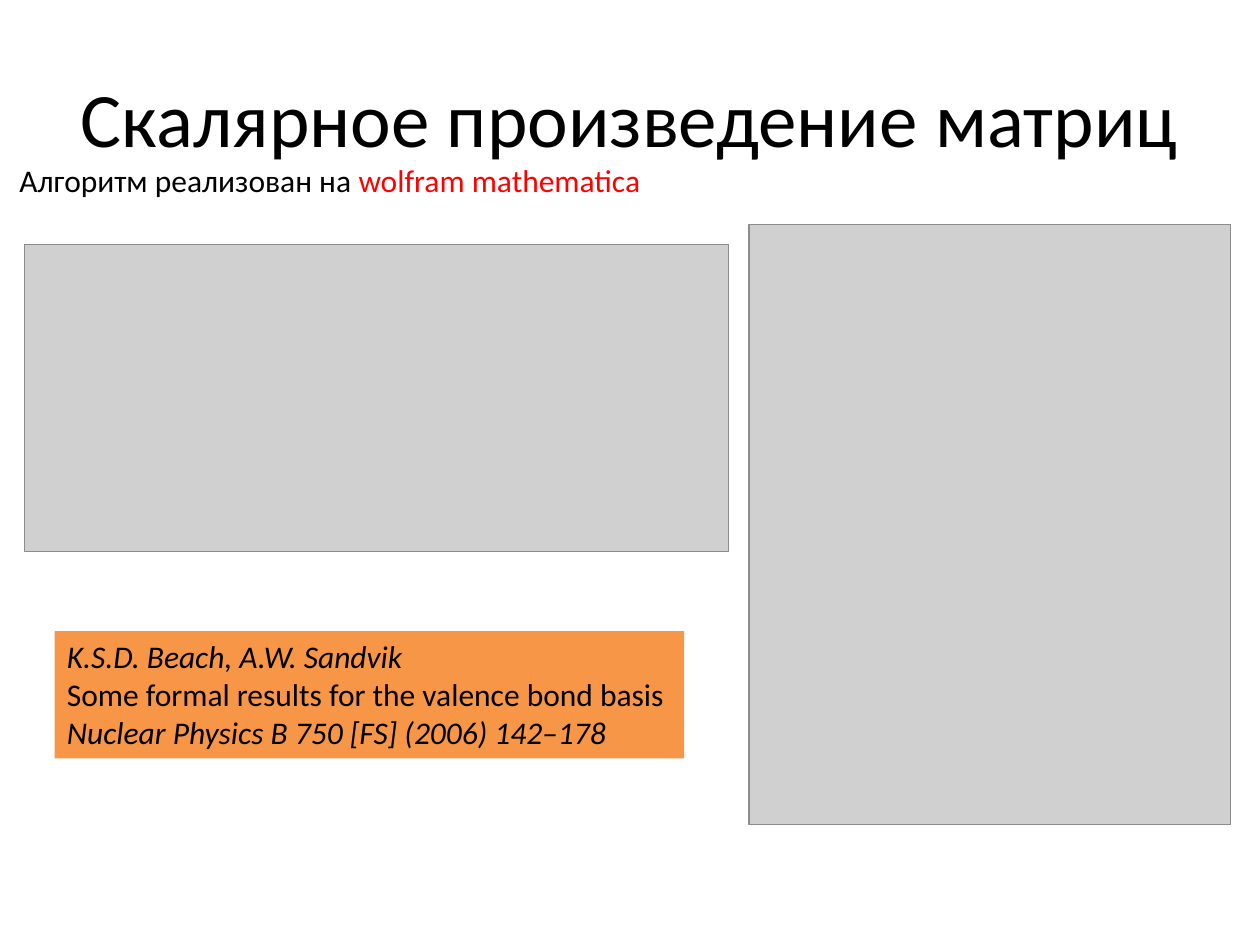
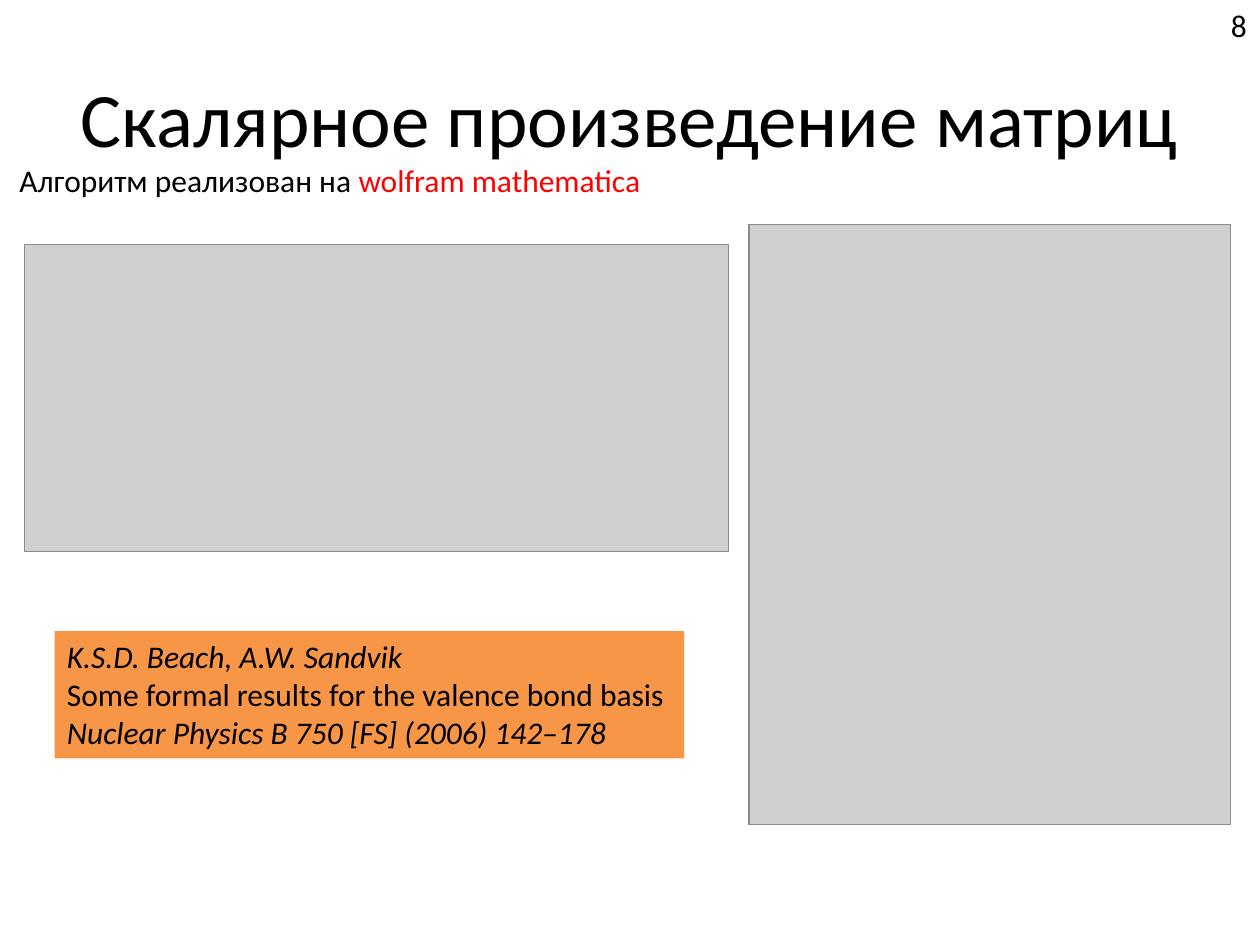
Before and after one commit to FeelUsM/zadrotstvo1, a slide deck: slide 8 of LaTeX-поделки/Системы спинов 1.pptx. Drawn at 1260x945 pixels with LibreOffice and Linux fonts; fonts in the diff are those of the drawing; grey boxes stand for pictures. Boxes give left, top, right and bottom in pixels: in the first picture for what was removed or moved away, otherwise in the second. Text is boxed around its words. In the diff, an @@ line names an element or a change of style, - is before the commit and + after.

```diff
--- a/LaTeX-поделки/Системы спинов 1.pptx
+++ b/LaTeX-поделки/Системы спинов 1.pptx
@@ page number added at [1231,15,1247,38], 18 pt, text #000000 @@
+8
```
Also in this commit, not shown: 11 other slides changed, 4 slides added, 4 slides removed.
